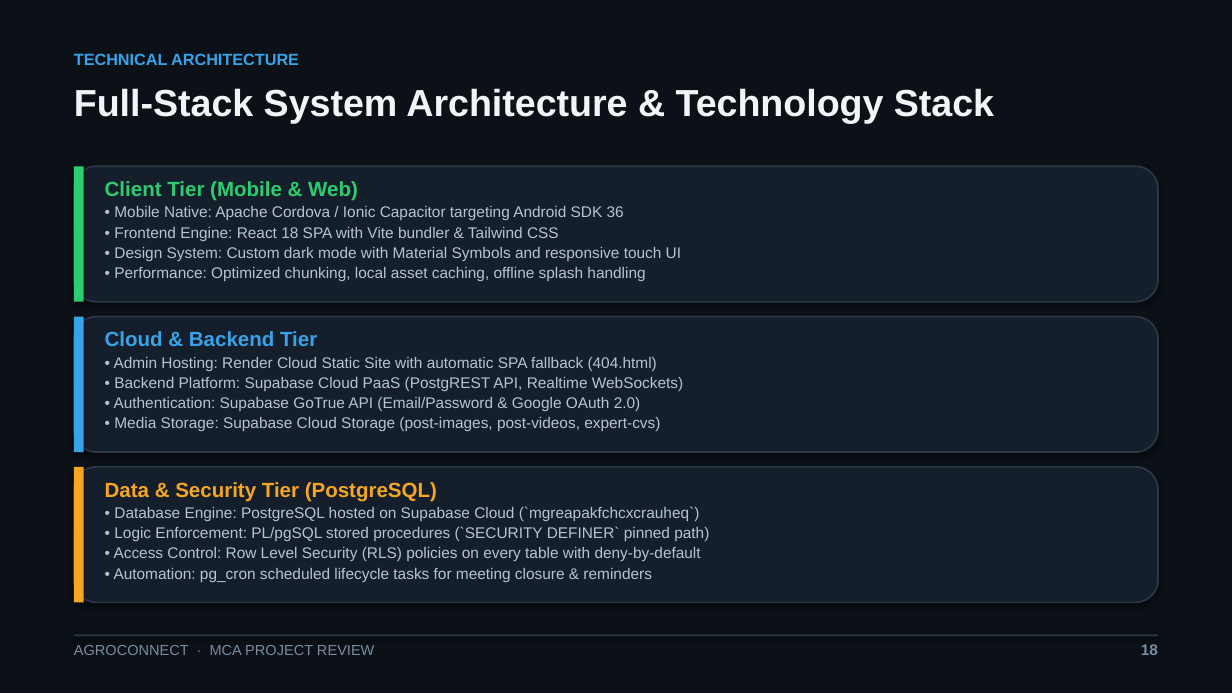
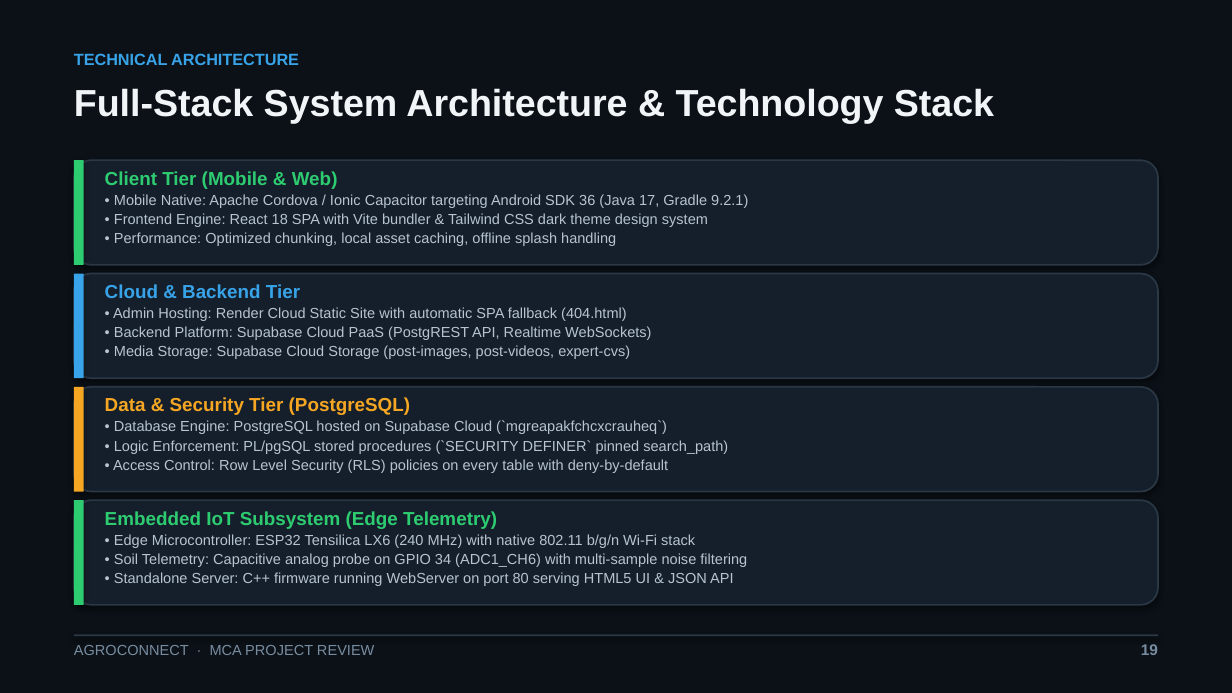
Before and after one commit to princeabrahamshaji2027-ctrl/AgroConnect, a slide deck: slide 19 of AgroConnect_Project_Review.pptx (slide 18 before the commit). Drawn at 1232x693 pixels with LibreOffice and Linux fonts; fonts in the diff are those of the drawing. Boxes give left, top, right and bottom in pixels: in the first picture for what was removed or moved away, otherwise in the second. Text is boxed around its words. In the diff, an @@ line names an element or a change of style, - is before the commit and + after.

Commit message:
feat(iot+ppt): add ESP32 soil monitor subsystem and update 21-slide presentation

```diff
--- a/AgroConnect_Project_Review.pptx
+++ b/AgroConnect_Project_Review.pptx
@@ rounded rectangle: place and size @@
-rounded rectangle at [74,166,1158,302]
+rounded rectangle at [74,160,1158,265]
@@ rectangle: place and size @@
-rectangle at [74,166,84,302]
+rectangle at [74,160,84,265]
@@ text at [105,171,616,246]: size 12 to 11 pt in "Client Tier (Mobile & Web)"; size 9 to 8.5 pt in "• Performance: Optimized chunking, local asset caching, ..." @@
@@ text "Client Tier (Mobile & Web)": place and size @@
-text "Client Tier (Mobile & Web)" at [105,181,681,281]
+text "Client Tier (Mobile & Web)" at [105,171,748,246]
@@ text at [114,194,748,227]: text changed; size 9 to 8.5 pt @@
-• Mobile Native: Apache Cordova / Ionic Capacitor targeting Android SDK 36
-• Frontend Engine: React 18 SPA with Vite bundler & Tailwind CSS
-• Design System: Custom dark mode with Material Symbols and responsive touch UI
+• Mobile Native: Apache Cordova / Ionic Capacitor targeting Android SDK 36 (Java 17, Gradle 9.2.1)
+• Frontend Engine: React 18 SPA with Vite bundler & Tailwind CSS dark theme design system
@@ rounded rectangle: place and size @@
-rounded rectangle at [74,317,1158,452]
+rounded rectangle at [74,274,1158,378]
@@ rectangle: place and size @@
-rectangle at [74,317,84,452]
+rectangle at [74,274,84,378]
@@ text "Cloud & Backend Tier": place and size @@
-text "Cloud & Backend Tier" at [105,331,683,431]
+text "Cloud & Backend Tier" at [105,284,651,359]
@@ text "Cloud & Backend Tier" at [105,284,651,359]: size 12 to 11 pt in "Cloud & Backend Tier"; size 9 to 8.5 pt @@
@@ rounded rectangle: place and size @@
-rounded rectangle at [74,467,1158,602]
+rounded rectangle at [74,387,1158,492]
@@ rectangle: place and size @@
-rectangle at [74,467,84,602]
+rectangle at [74,387,84,492]
@@ text at [105,397,668,473]: size 12 to 11 pt in "Data & Security Tier (PostgreSQL)"; size 9 to 8.5 pt in "• Database Engine: PostgreSQL hosted on Supabase ...", "• Access Control: Row Level Security (RLS) ..." @@
@@ text "Data & Security Tier (PostgreSQL)": place and size @@
-text "Data & Security Tier (PostgreSQL)" at [105,482,709,582]
+text "Data & Security Tier (PostgreSQL)" at [105,397,728,473]
@@ text at [114,397,641,411]: paragraph removed @@
-• Authentication: Supabase GoTrue API (Email/Password & Google OAuth 2.0)
@@ text at [114,440,728,454]: text changed; size 9 to 8.5 pt @@
-• Logic Enforcement: PL/pgSQL stored procedures (`SECURITY DEFINER` pinned path)
+• Logic Enforcement: PL/pgSQL stored procedures (`SECURITY DEFINER` pinned search_path)
@@ rounded rectangle added at [74,500,1158,605], fill #151F2B, outline #2A3745 1 pt @@
@@ rectangle added at [74,500,84,605], fill #2ECC71 @@
@@ text added at [105,511,747,586], 8.5 pt, text #B7C4D0 @@
+Embedded IoT Subsystem (Edge Telemetry)
+• Edge Microcontroller: ESP32 Tensilica LX6 (240 MHz) with native 802.11 b/g/n Wi-Fi stack
+• Soil Telemetry: Capacitive analog probe on GPIO 34 (ADC1_CH6) with multi-sample noise filtering
+• Standalone Server: C++ firmware running WebServer on port 80 serving HTML5 UI & JSON API
@@ text at [114,568,651,582]: paragraph removed @@
-• Automation: pg_cron scheduled lifecycle tasks for meeting closure & reminders
```
Also in this commit, not shown: 2 other slides changed, 1 slide added, 19 other files.
